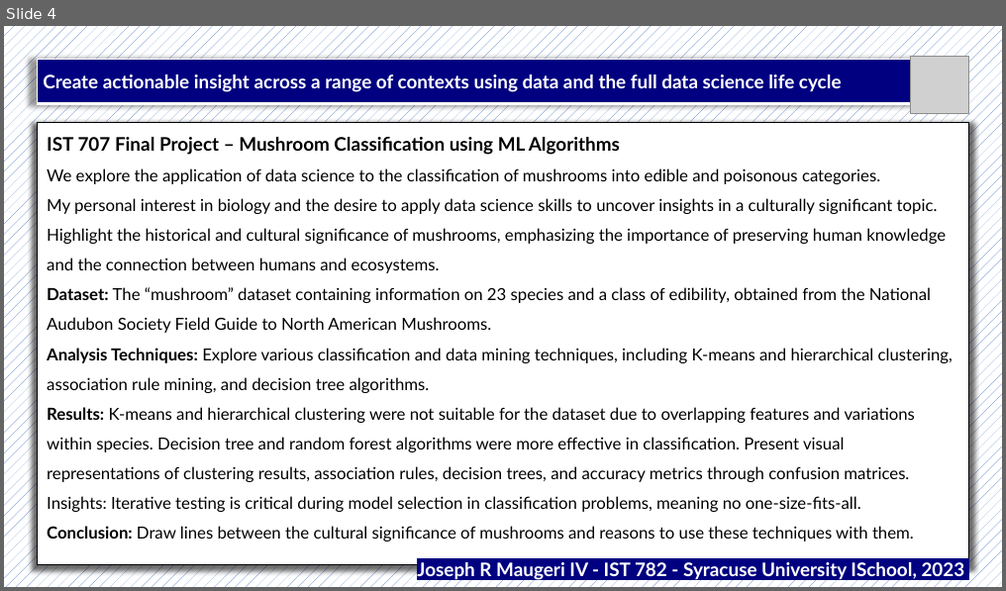
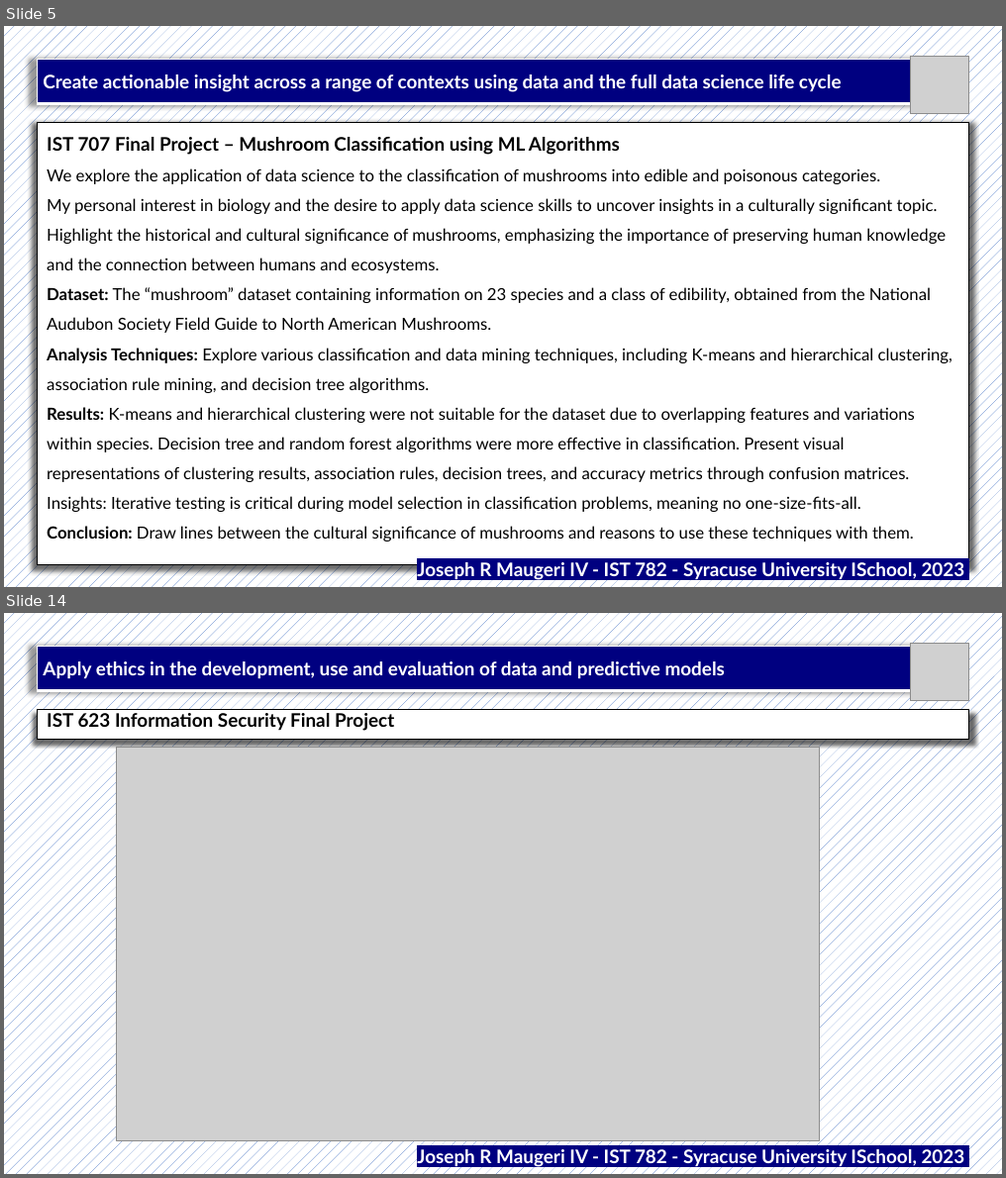
Before and after one commit to jrmaugeri/MS-ADS_Portfolio, a slide deck: Portfolio Presentation/IST782_Powerpoint_Maugeri.pptx. Shown one above the other, each under a label of ours: slide 4 before the commit, slides 5 and 14 after it; the slides between them are not shown. The pictures are 1006x591 and 1006x1178 pixels, drawn with LibreOffice and Linux fonts; fonts in the diff are those of the drawing; grey boxes stand for pictures. Boxes give left, top, right and bottom in pixels: in the first picture for what was removed or moved away, otherwise in the second. Text is boxed around its words. In the diff, an @@ line names an element or a change of style, - is before the commit and + after.

```diff
--- a/Portfolio Presentation/IST782_Powerpoint_Maugeri.pptx
+++ b/Portfolio Presentation/IST782_Powerpoint_Maugeri.pptx
@@ slide 14 added at (4, 613, 1002, 1174), background pattern #4472C4 on #FFFFFF @@
@@ table added at (37, 646, 910, 691), 1 rows, 1 columns @@
+Apply ethics in the development, use and evaluation of data and predictive models
@@ picture added at (911, 643, 969, 700) @@
@@ table added at (37, 709, 969, 739), 1 rows, 1 columns @@
+IST 623 Information Security Final Project
@@ picture added at (117, 748, 819, 1143) @@
@@ text added at (417, 1150, 965, 1168), 18 pt, text #FFFFFF, bold @@
+Joseph R Maugeri IV - IST 782 - Syracuse University ISchool, 2023
@@ what was slide 4 is now slide 5 @@
```
Also in this commit, not shown: 5 slides changed, 7 other slides added, 3 other files.
